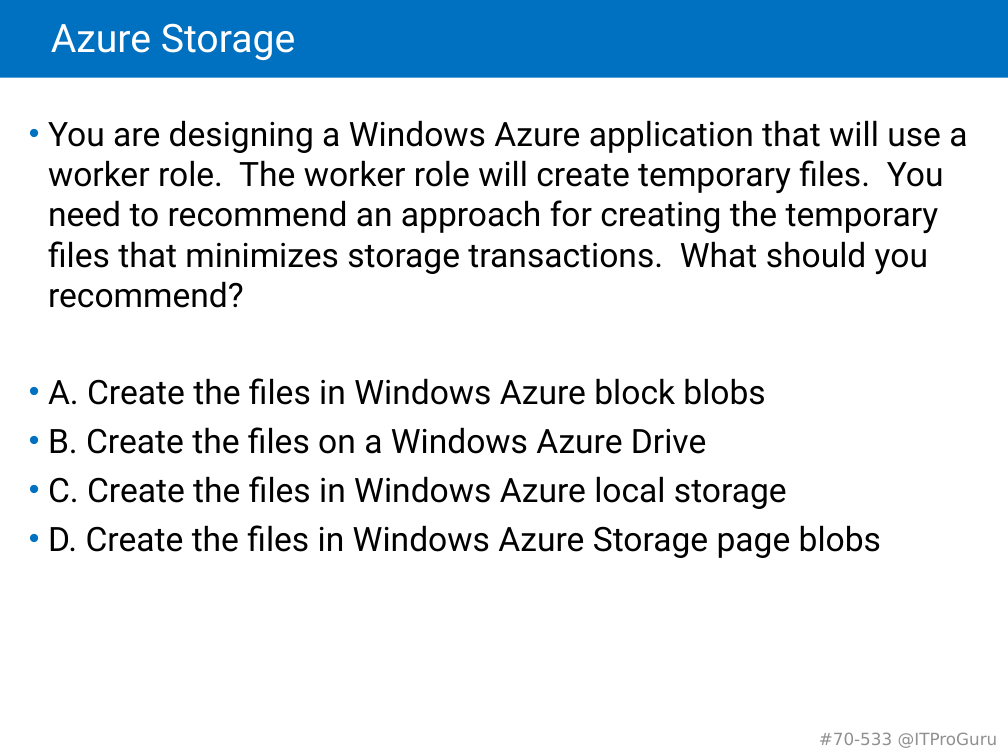
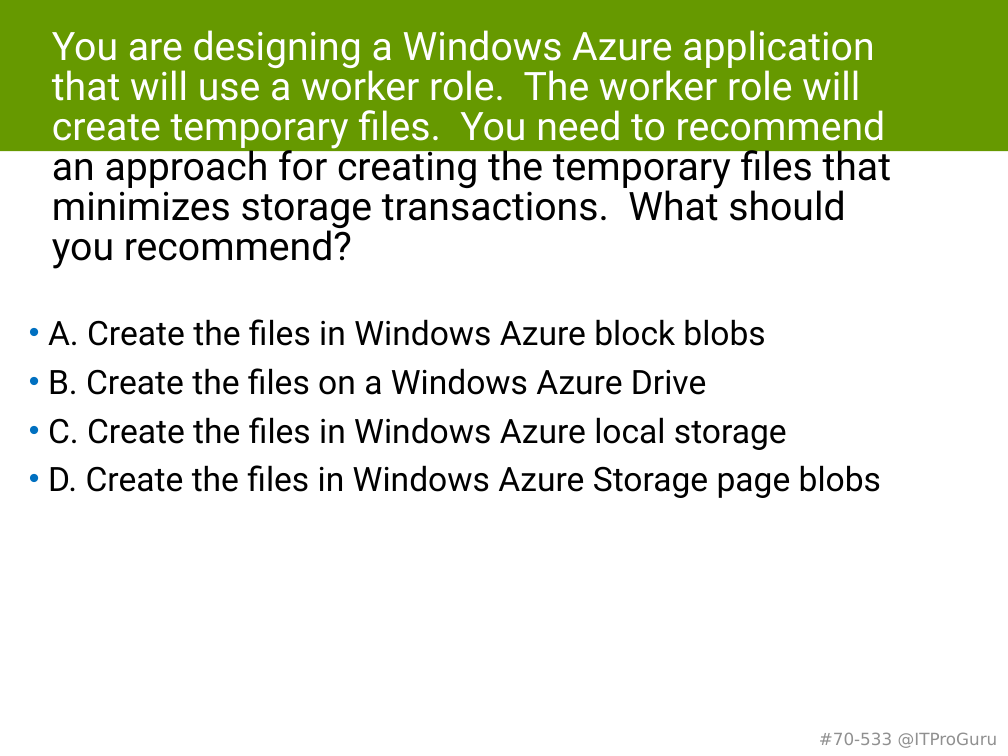
Before and after one commit to guruskill/70-533, a slide deck: slide 60 of 70-533-03-StorageMK.pptx (slide 56 before the commit). Drawn at 1008x756 pixels with LibreOffice and Linux fonts; fonts in the diff are those of the drawing. Boxes give left, top, right and bottom in pixels: in the first picture for what was removed or moved away, otherwise in the second. Text is boxed around its words. In the diff, an @@ line names an element or a change of style, - is before the commit and + after.

Commit message:
Storage Updates

```diff
--- a/70-533-03-StorageMK.pptx
+++ b/70-533-03-StorageMK.pptx
@@ rectangle added at <box>0,0,1008,151</box>, fill #669900 @@
@@ title removed at <box>51,23,296,60</box> @@
-Azure Storage
@@ title added at <box>52,30,891,269</box>, 28 pt, text #FFFFFF @@
+You are designing a Windows Azure application that will use a worker role. The worker role will create temporary files. You need to recommend an approach for creating the temporary files that minimizes storage transactions. What should you recommend?
@@ text at <box>48,120,967,308</box>: paragraph removed @@
-• You are designing a Windows Azure application that will use a worker role. The worker role will create temporary files. You need to recommend an approach for creating the temporary files that minimizes storage transactions. What should you recommend?
@@ text "A. Create the files in ...": place and size @@
-text "A. Create the files in ..." at <box>48,120,967,558</box>
+text "A. Create the files in ..." at <box>48,319,881,498</box>
```
Also in this commit, not shown: 4 other slides changed, 9 slides added, 1 slide removed.
